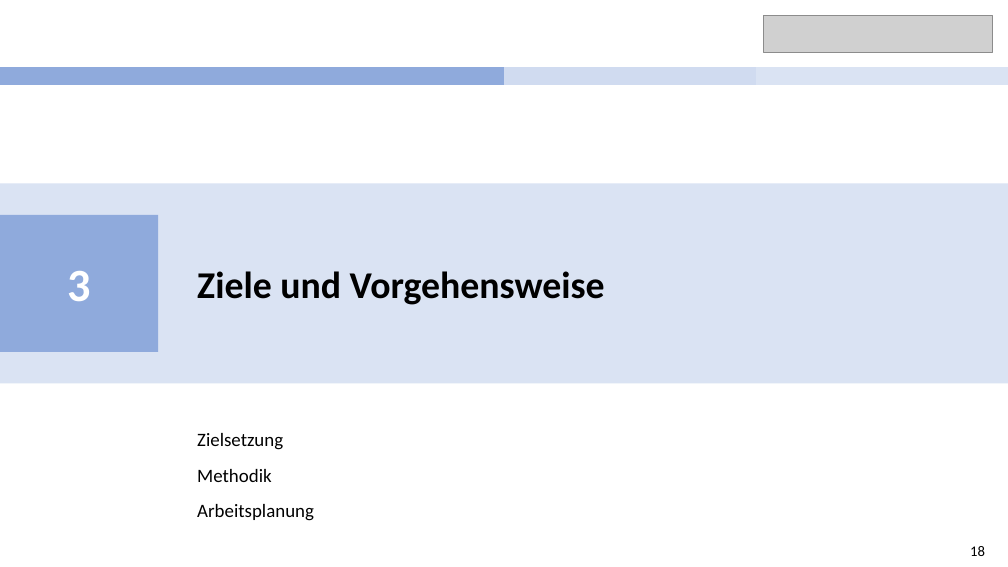
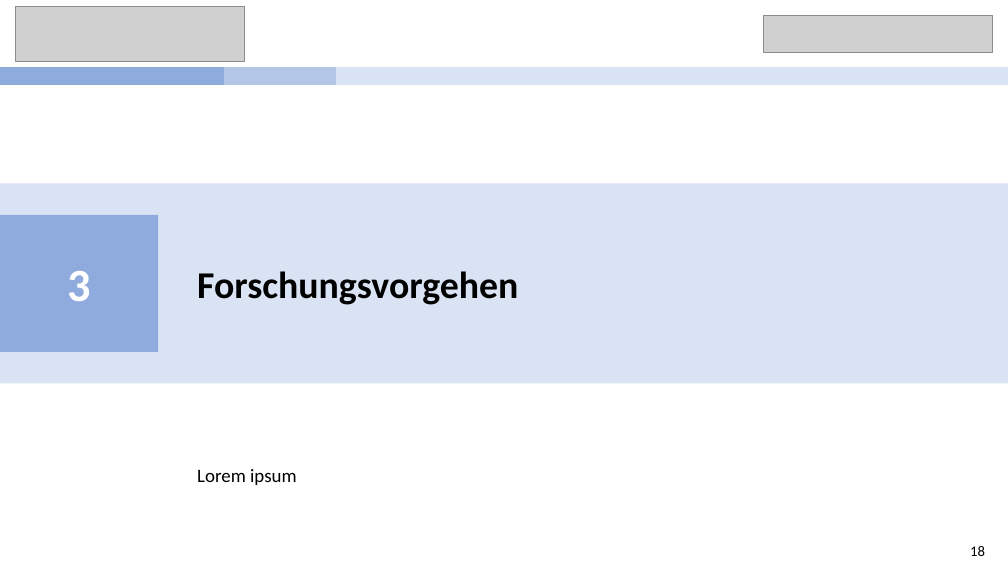
Before and after one commit to stefanstrueder/MA_Strueder, a slide deck: slide 7 of Dokumente/Abschlusspräsentation/Abschlusspräsentation.pptx (slide 4 before the commit). Drawn at 1008x567 pixels with LibreOffice and Linux fonts; fonts in the diff are those of the drawing; grey boxes stand for pictures. Boxes give left, top, right and bottom in pixels: in the first picture for what was removed or moved away, otherwise in the second. Text is boxed around its words. In the diff, an @@ line names an element or a change of style, - is before the commit and + after.

```diff
--- a/Dokumente/Abschlusspräsentation/Abschlusspräsentation.pptx
+++ b/Dokumente/Abschlusspräsentation/Abschlusspräsentation.pptx
@@ picture added at (16,6,245,60) @@
@@ table at (0,67,1007,85) @@
+column 8: 
+column 9: 
@@ text at (197,271,518,305): text changed @@
-Ziele und Vorgehensweise
+Forschungsvorgehen
@@ text removed at (197,433,314,521) @@
-Zielsetzung
-Methodik
-Arbeitsplanung
@@ text added at (197,469,297,485), 18 pt, text #000000 @@
+Lorem ipsum
```
Also in this commit, not shown: 9 other slides changed, 14 slides added, 2 slides removed, 29 other files.
